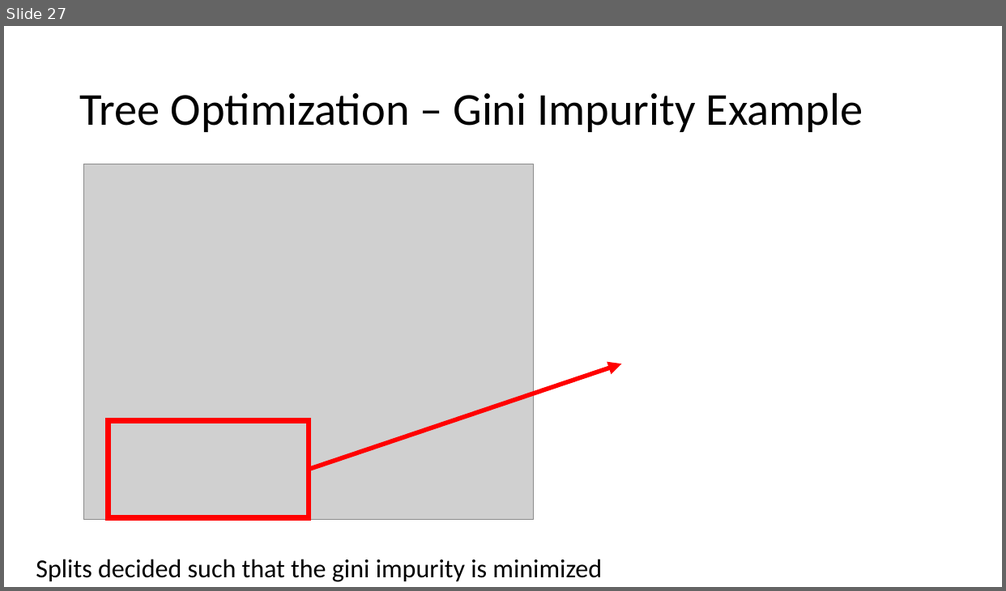
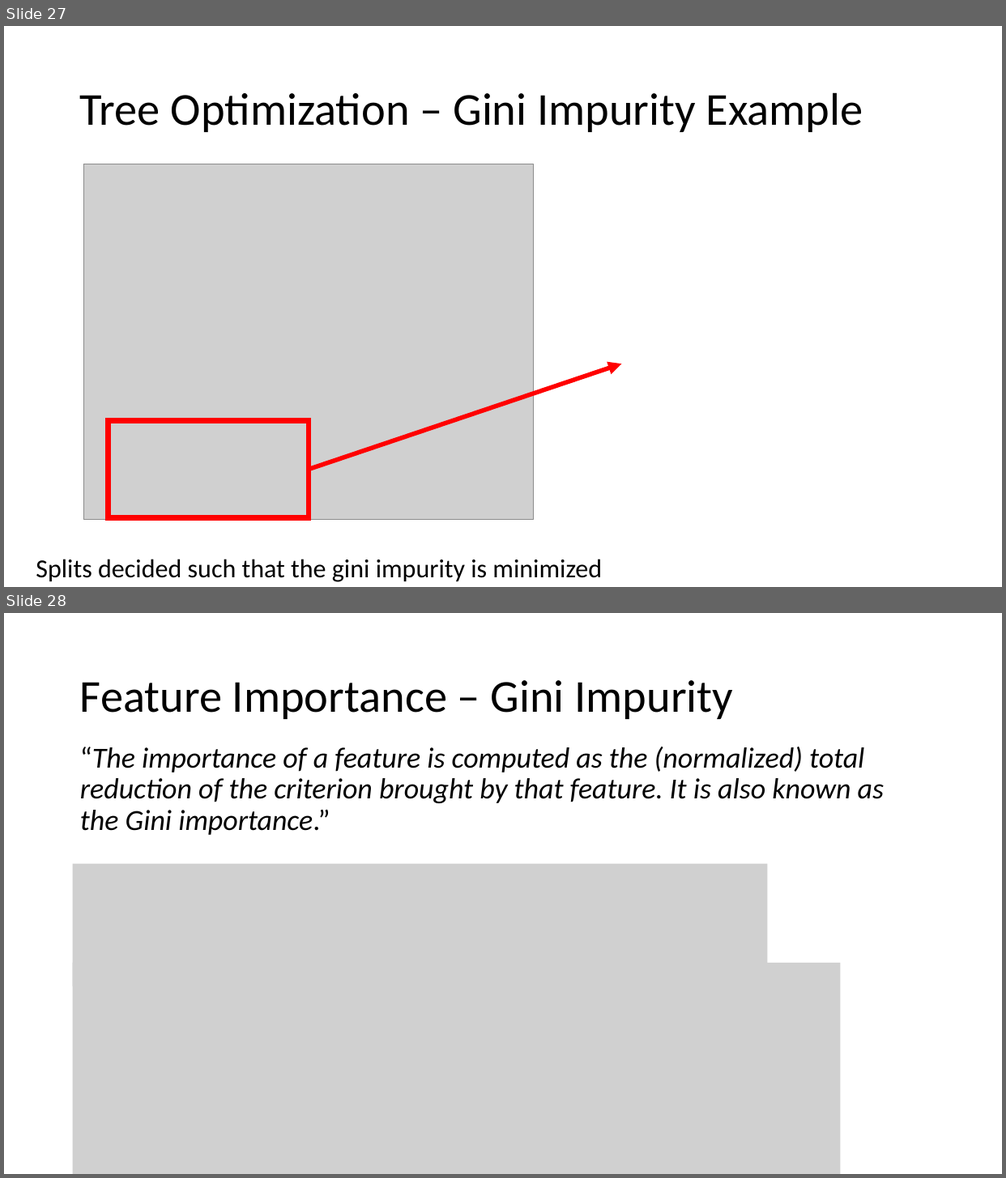
Before and after one commit to silburt/RF_DeepDive, a slide deck: presentation.pptx. Shown one above the other, each under a label of ours: slide 27 before the commit, slides 27 and 28 after it. The pictures are 1006x591 and 1006x1178 pixels, drawn with LibreOffice and Linux fonts; fonts in the diff are those of the drawing; grey boxes stand for pictures. Boxes give left, top, right and bottom in pixels: in the first picture for what was removed or moved away, otherwise in the second. Text is boxed around its words. In the diff, an @@ line names an element or a change of style, - is before the commit and + after.

```diff
--- a/presentation.pptx
+++ b/presentation.pptx
@@ slide 28 added at <box>4,613,1002,1174</box>, background #FFFFFF @@
@@ title added at <box>80,680,734,719</box>, 44 pt, text #000000 @@
+Feature Importance – Gini Impurity
@@ text added at <box>80,747,884,835</box>, 28 pt, text #000000, italic @@
+“The importance of a feature is computed as the (normalized) total reduction of the criterion brought by that feature. It is also known as the Gini importance.”
@@ picture added at <box>73,864,768,986</box> @@
@@ picture added at <box>617,875,749,913</box> @@
@@ picture added at <box>73,963,841,1174</box> @@
```
Also in this commit, not shown: 7 slides changed, 3 other slides added, 4 other files.
